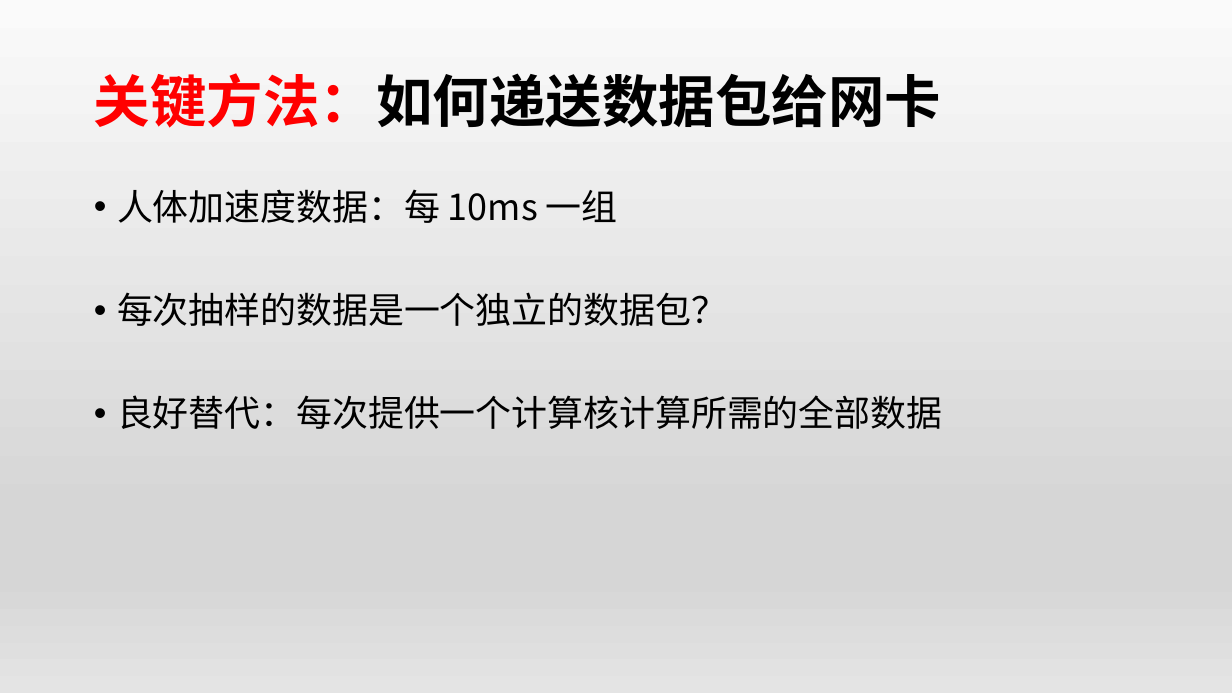
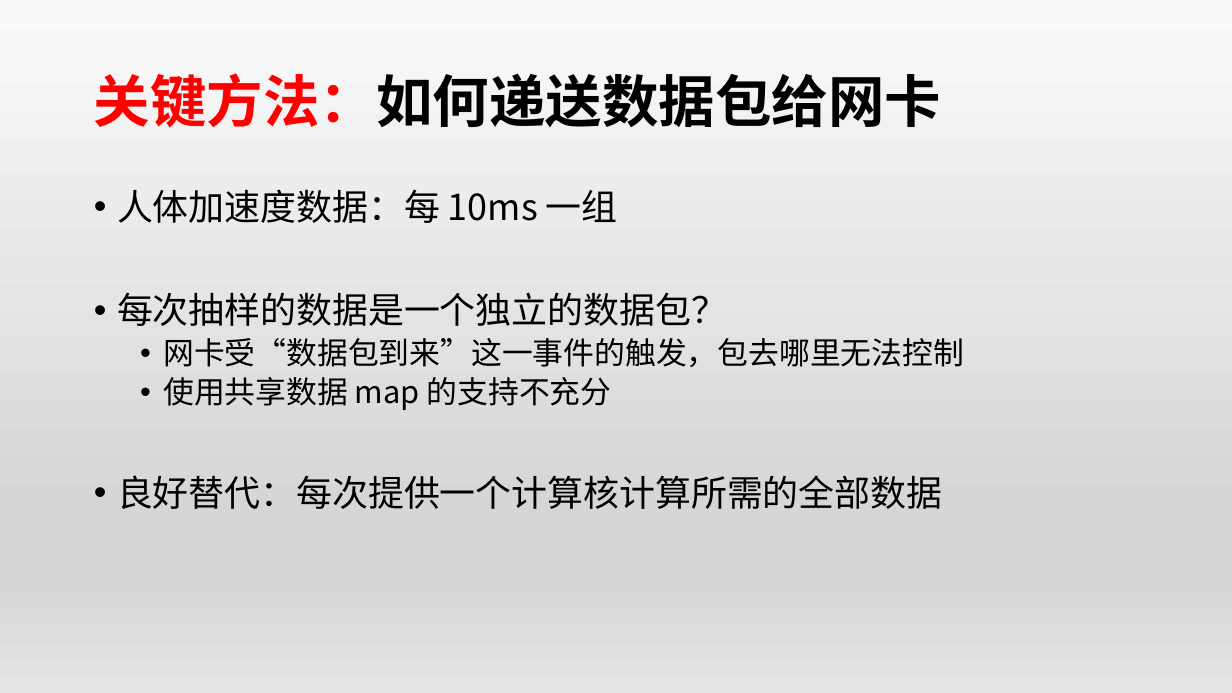
Before and after one commit to OSH-2019/x-monthly-subscription, a slide deck: slide 8 of docs/conclusion.pptx. Drawn at 1232x693 pixels with LibreOffice and Linux fonts; fonts in the diff are those of the drawing. Boxes give left, top, right and bottom in pixels: in the first picture for what was removed or moved away, otherwise in the second. Text is boxed around its words. In the diff, an @@ line names an element or a change of style, - is before the commit and + after.

```diff
--- a/docs/conclusion.pptx
+++ b/docs/conclusion.pptx
@@ text at (x1=163, y1=338, x2=964, y2=410): paragraphs added @@
+  • 网卡受“数据包到来”这一事件的触发，包去哪里无法控制
+  • 使用共享数据 map 的支持不充分
```
Also in this commit, not shown: 5 other slides changed, 30 slides added.
